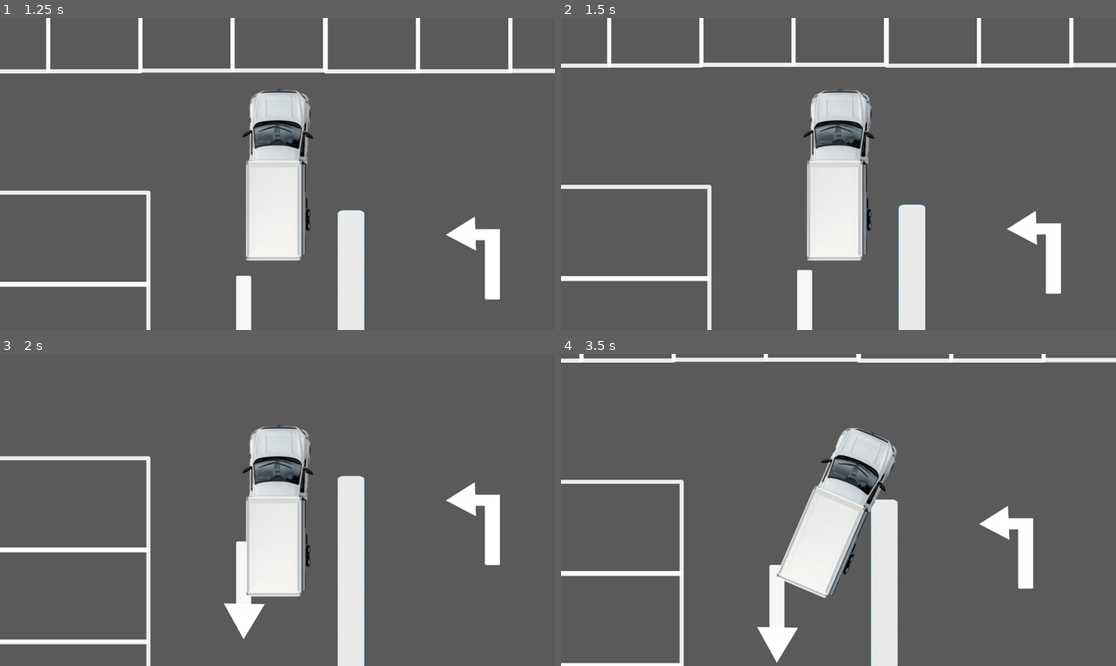
Above: before the commit, frames 1-4 (two rows, left to right).
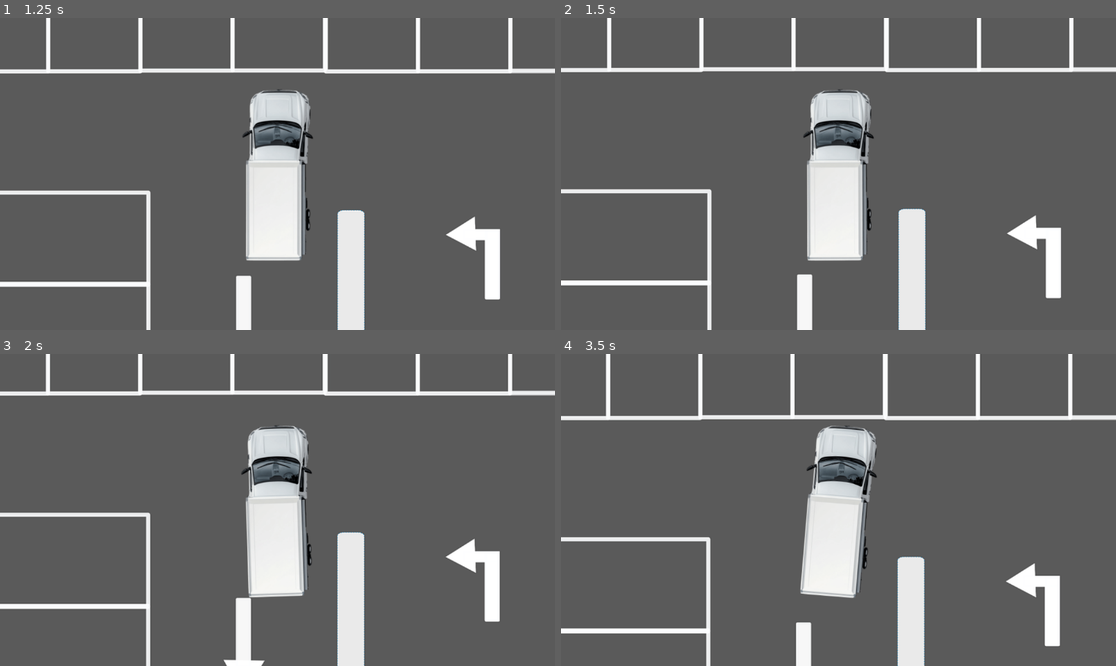
Above: after the commit, the same moments.

Repository: figonzal1/parking-mania-godot
Game: Godot game, scene res://level_1.tscn
Two runs of this game, one before a commit and one after it. Both use one fixed random seed, a clock stepped at 60 frames per second and the inputs below.
Inputs:
- Up to frame 1 (1.25 s): tap Enter at 0.5 s; hold Right (ui_right) from 0.53 s (still down)
- Up to frame 2 (1.5 s): tap Space at 1.25 s; release Right (ui_right) at 1.28 s; hold Down (ui_down) from 1.28 s (still down)
- Up to frame 3 (2 s): keep holding Down (ui_down)
- Up to frame 4 (3.5 s): release Down (ui_down) at 2.03 s; hold Right (ui_right) 2.03-2.78 s; hold Up (ui_up) from 2.78 s (still down)

Frame 1 is identical in both runs. In frame 2, 5.0% of the frame differs, in the area x 0-100%, y 14-100%; in frame 3, 9.5%; in frame 4, 18%, in the area x 0-100%, y 0-100%.

Commit message:
Mejoras e n las fisicas de giro del camion

Diff:
--- a/Truck.gd
+++ b/Truck.gd
@@ -1,33 +1,152 @@
 extends RigidBody2D
 
-@export var engine_force: float = 1000.0
-@export var max_speed: float = 400.0
-@export var steering_speed: float = 2.5
-@export var damping_idle: float = 6.0
-@export var damping_drive: float = 0.3
+# Parámetros del motor y aceleración
+@export var engine_power: float = 600.0  # Potencia del motor (camiones pesados aceleran lento)
+@export var acceleration: float = 3.5  # Aceleración progresiva (pesado = lento)
+@export var braking_force: float = 10.0  # Fuerza de frenado (buenos frenos)
+@export var reverse_speed_ratio: float = 0.4  # Velocidad de reversa (40% - camiones son lentos en reversa)
+
+# Límites de velocidad (realistas para maniobras de parking)
+@export var max_speed_forward: float = 150.0  # ~54 km/h (velocidad segura para parking)
+@export var max_speed_reverse: float = 60.0  # ~22 km/h (reversa lenta)
+
+# === SISTEMA DE VOLANTE REALISTA ===
+# Camiones típicos: 5-6 vueltas (1800-2160°), camiones grandes: hasta 7 vueltas (2520°)
+@export var max_steering_wheel_angle: float = 1800  # 5 vueltas completas (típico camión mediano)
+@export var steering_speed: float = 1200.0  # Lock-to-lock en ~3 segundos (realista)
+@export var steering_return_speed: float = 600.0  # Auto-centrado en ~6 seg (moderado)
+@export var max_wheel_angle: float = 30.0  # Ángulo típico camión (25-35°, limitado por tamaño)
+@export var wheel_base: float = 85.0  # Distancia entre ejes ~3.5-4m (escala del juego)
+
+# Física del vehículo
+@export var traction: float = 0.96  # Agarre (camiones pesados tienen buen agarre pero no perfecto)
+@export var friction: float = 4.5  # Fricción alta (vehículo pesado desacelera rápido sin motor)
+@export var drift_factor: float = 0.08  # Velocidad lateral permitida (camiones son menos ágiles)
+
+# Variables internas
+var current_speed: float = 0.0
+var heading_direction: Vector2 = Vector2.ZERO
+var steering_wheel_position: float = 0.0  # Posición actual del volante (-1800 a +1800)
+
+func _ready():
+	# Configurar propiedades del RigidBody2D para mejor simulación
+	# Camiones tienen más inercia y resistencia
+	linear_damp = 0.8  # Mayor resistencia al movimiento (vehículo pesado)
+	angular_damp = 3.5  # Mayor resistencia a la rotación (difícil de girar)
 
 func _physics_process(delta):
-	var accel = Input.get_action_strength("ui_up") - Input.get_action_strength("ui_down")
-	var steer = Input.get_action_strength("ui_right") - Input.get_action_strength("ui_left")
+	var input_accel = Input.get_action_strength("ui_up") - Input.get_action_strength("ui_down")
+	var input_steer = Input.get_action_strength("ui_right") - Input.get_action_strength("ui_left")
 
-	var forward = Vector2.UP.rotated(rotation)
+	# Calcular la dirección actual del vehículo
+	heading_direction = Vector2.UP.rotated(rotation)
 
-	# Aplica fuerza
-	if accel != 0:
-		apply_central_force(forward * accel * engine_force)
-		linear_damp = damping_drive
+	# Velocidad actual en la dirección de avance
+	current_speed = linear_velocity.dot(heading_direction)
+
+	# === SISTEMA DE VOLANTE ===
+	update_steering_wheel(input_steer, delta)
+
+	# === ACELERACIÓN Y FRENADO ===
+	apply_acceleration(input_accel, delta)
+
+	# === DIRECCIÓN (STEERING) ===
+	apply_steering_with_wheel(delta)
+
+	# === ANTI-DRIFT: Eliminar velocidad lateral ===
+	apply_traction()
+
+	# === FRICCIÓN CUANDO NO ACELERA ===
+	if input_accel == 0:
+		apply_friction(delta)
+
+	# Frenar completamente cuando está casi detenido
+	if abs(current_speed) < 5.0 and input_accel == 0:
+		linear_velocity = Vector2.ZERO
+		angular_velocity = 0.0
+
+func apply_acceleration(input_accel: float, _delta: float):
+	if input_accel == 0:
+		return
+
+	var max_speed = max_speed_forward if input_accel > 0 else max_speed_reverse
+	var power = engine_power if input_accel > 0 else engine_power * reverse_speed_ratio
+
+	# Aplicar aceleración progresiva
+	if abs(current_speed) < max_speed:
+		var force = heading_direction * input_accel * power
+		apply_central_force(force)
+
+	# Limitar velocidad máxima
+	if current_speed > max_speed:
+		linear_velocity = heading_direction * max_speed
+	elif current_speed < -max_speed_reverse:
+		linear_velocity = heading_direction * -max_speed_reverse
+
+func update_steering_wheel(input_steer: float, delta: float):
+	# Simular rotación del volante
+	if input_steer != 0:
+		# Girar el volante según el input
+		steering_wheel_position += input_steer * steering_speed * delta
+		# Limitar a +/- max_steering_wheel_angle
+		steering_wheel_position = clamp(steering_wheel_position, -max_steering_wheel_angle, max_steering_wheel_angle)
 	else:
-		linear_damp = damping_idle
+		# Auto-centrado del volante cuando no hay input
+		if abs(steering_wheel_position) > 1.0:
+			var return_direction = -sign(steering_wheel_position)
+			steering_wheel_position += return_direction * steering_return_speed * delta
+			# Evitar que pase de 0
+			if sign(steering_wheel_position) != sign(steering_wheel_position + return_direction * steering_return_speed * delta):
+				steering_wheel_position = 0.0
+		else:
+			steering_wheel_position = 0.0
 
-	# Limita velocidad
-	if linear_velocity.length() > max_speed:
-		linear_velocity = linear_velocity.normalized() * max_speed
+func apply_steering_with_wheel(delta: float):
+	if abs(current_speed) < 5.0:
+		return
 
-	# Girar solo si nos movemos
-	if linear_velocity.length() > 5.0:
-		rotation += steer * steering_speed * delta * (linear_velocity.length() / max_speed)
+	# Calcular el ángulo de las ruedas basado en la posición del volante
+	# El volante gira 1800° para alcanzar el máximo ángulo de las ruedas
+	var wheel_angle_normalized = steering_wheel_position / max_steering_wheel_angle  # -1 a +1
+	var actual_wheel_angle = wheel_angle_normalized * max_wheel_angle  # en grados
 
-	# Frenado total si estamos casi quietos
-	if accel == 0 and linear_velocity.length() < 5.0:
-		linear_velocity = Vector2.ZERO
-		angular_velocity = 0
+	# Sistema de dirección tipo Ackermann (más realista)
+	var steering_rad = deg_to_rad(actual_wheel_angle)
+
+	# Calcular velocidad angular basada en la geometría del vehículo
+	var turn_radius = wheel_base / tan(abs(steering_rad)) if abs(steering_rad) > 0.01 else 9999.0
+	var angular_vel = (abs(current_speed) / turn_radius) * sign(actual_wheel_angle)
+
+	# Mantener el mismo sentido de giro en reversa
+	if current_speed < 0:
+		angular_vel = -angular_vel
+
+	# Suavizar la rotación
+	var target_rotation = rotation + angular_vel * delta
+	rotation = lerp_angle(rotation, target_rotation, 0.5)
+
+func apply_traction():
+	# Calcular velocidad lateral (perpendicular a la dirección del vehículo)
+	var right_direction = Vector2.RIGHT.rotated(rotation)
+	var lateral_velocity = right_direction * linear_velocity.dot(right_direction)
+
+	# Eliminar la velocidad lateral (simula agarre de neumáticos)
+	var traction_force = -lateral_velocity * traction / get_physics_process_delta_time()
+	apply_central_force(traction_force)
+
+func apply_friction(_delta: float):
+	# Fricción que desacelera el vehículo cuando no se acelera
+	var friction_force = -linear_velocity.normalized() * friction * 100.0
+	apply_central_force(friction_force)
+
+func get_speed_kmh() -> float:
+	# Útil para mostrar velocímetro (opcional)
+	return abs(current_speed) * 0.36  # Conversión aproximada a km/h
+
+func get_steering_wheel_turns() -> float:
+	# Retorna cuántas vueltas ha dado el volante (-5 a +5 para 1800°)
+	return steering_wheel_position / 360.0
+
+func get_steering_wheel_percentage() -> float:
+	# Retorna el porcentaje de giro del volante (-1 a +1)
+	return steering_wheel_position / max_steering_wheel_angle
--- a/Truck.tscn
+++ b/Truck.tscn
@@ -10,6 +10,8 @@
 mass = 1.5
 gravity_scale = 0.0
 script = ExtResource("1_guhgt")
+braking_force = 1.0
+friction = 1.0
 
 [node name="Sprite2D" type="Sprite2D" parent="."]
 rotation = -1.5707964
--- /dev/null
+++ b/level_1.gd
@@ -0,0 +1,13 @@
+extends Node2D
+
+@onready var truck = $Truck
+@onready var parking_zone = $ParkingZone
+
+func _ready():
+	parking_zone.truck_path = truck.get_path()
+	parking_zone.connect("parked_successfully", Callable(self, "_on_parked_successfully"))
+
+func _on_parked_successfully():
+	print("✅ Nivel completado!")
+	await get_tree().create_timer(1.5).timeout
+	get_tree().reload_current_scene()  # reinicia el nivel o más adelante pasará al siguiente
--- a/level_1.tscn
+++ b/level_1.tscn
@@ -1,6 +1,7 @@
-[gd_scene load_steps=5 format=3 uid="uid://dq34eed1tvsmr"]
+[gd_scene load_steps=6 format=3 uid="uid://dq34eed1tvsmr"]
 
 [ext_resource type="PackedScene" uid="uid://ca5qu41l8xc1h" path="res://Truck.tscn" id="1_3hls8"]
+[ext_resource type="Script" uid="uid://53vhinx0r8uj" path="res://level_1.gd" id="1_ihfcg"]
 [ext_resource type="Texture2D" uid="uid://f6v3xsthhpux" path="res://img/parking_sprite.png" id="2_hbghi"]
 [ext_resource type="Script" uid="uid://q0m8rmn4hjg0" path="res://parking_zone.gd" id="2_hn12h"]
 
@@ -8,6 +9,7 @@
 size = Vector2(179, 386.5)
 
 [node name="Level1" type="Node2D"]
+script = ExtResource("1_ihfcg")
 
 [node name="ParkingGround" type="Sprite2D" parent="."]
 position = Vector2(1415, 34)
--- a/parking_zone.gd
+++ b/parking_zone.gd
@@ -2,20 +2,91 @@
 
 signal parked_successfully
 
-# Referencia al camión
 @export var truck_path: NodePath
+@export var speed_threshold: float = 10.0  # Velocidad máxima permitida
+@export var check_interval: float = 0.2  # Intervalo de verificación en segundos
 
+var truck: RigidBody2D
+var truck_collision_shape: CollisionShape2D
+var parking_collision_shape: CollisionShape2D
+var is_truck_inside: bool = false
+var check_timer: float = 0.0
 
-# Called when the node enters the scene tree for the first time.
 func _ready():
 	if truck_path:
-		var truck = get_node(truck_path)
-		connect("body_entered", Callable(self, "_on_body_entered").bind(truck))
+		truck = get_node(truck_path)
+		print("Camión detectado:", truck.name)
 
+		# Obtener las collision shapes
+		truck_collision_shape = truck.get_node("CollisionShape2D")
+		parking_collision_shape = get_node("CollisionShape2D")
 
-func _on_body_entered(body, truck):
+		# Conectar señales
+		self.body_entered.connect(_on_body_entered)
+		self.body_exited.connect(_on_body_exited)
+
+func _on_body_entered(body: Node) -> void:
 	if body == truck:
-		# Verifica que el camión esté detenido
-		if truck.linear_velocity.length() < 10.0:
-			print("🅿️ Estacionado correctamente!")
-			emit_signal("parked_successfully")
+		is_truck_inside = true
+		print("🚛 Camión entrando al área...")
+
+func _on_body_exited(body: Node) -> void:
+	if body == truck:
+		is_truck_inside = false
+		print("🚛 Camión salió del área")
+
+func _process(delta):
+	if not is_truck_inside or not truck:
+		return
+
+	check_timer += delta
+	if check_timer < check_interval:
+		return
+
+	check_timer = 0.0
+
+	# Verificar si el camión está completamente dentro
+	if is_truck_completely_inside() and truck.linear_velocity.length() < speed_threshold:
+		print("🅿️ Estacionado correctamente!")
+		emit_signal("parked_successfully")
+
+func is_truck_completely_inside() -> bool:
+	if not truck_collision_shape or not parking_collision_shape:
+		return false
+
+	# Obtener las formas y transformaciones
+	var truck_shape = truck_collision_shape.shape as RectangleShape2D
+	var parking_shape = parking_collision_shape.shape as RectangleShape2D
+
+	if not truck_shape or not parking_shape:
+		return false
+
+	# Obtener las transformaciones globales
+	var truck_transform = truck.global_transform * truck_collision_shape.transform
+	var parking_transform = global_transform * parking_collision_shape.transform
+
+	# Obtener los tamaños
+	var truck_size = truck_shape.size
+	var parking_size = parking_shape.size
+
+	# Calcular las esquinas del camión (rotadas)
+	var truck_corners = [
+		truck_transform * Vector2(-truck_size.x/2, -truck_size.y/2),
+		truck_transform * Vector2(truck_size.x/2, -truck_size.y/2),
+		truck_transform * Vector2(truck_size.x/2, truck_size.y/2),
+		truck_transform * Vector2(-truck_size.x/2, truck_size.y/2)
+	]
+
+	# Calcular el rectángulo del parking
+	var parking_center = parking_transform.origin
+	var parking_rect = Rect2(
+		parking_center - parking_size / 2,
+		parking_size
+	)
+
+	# Verificar si todas las esquinas del camión están dentro del rectángulo de parking
+	for corner in truck_corners:
+		if not parking_rect.has_point(corner):
+			return false
+
+	return true
Not shown, added: level_1.gd.uid
